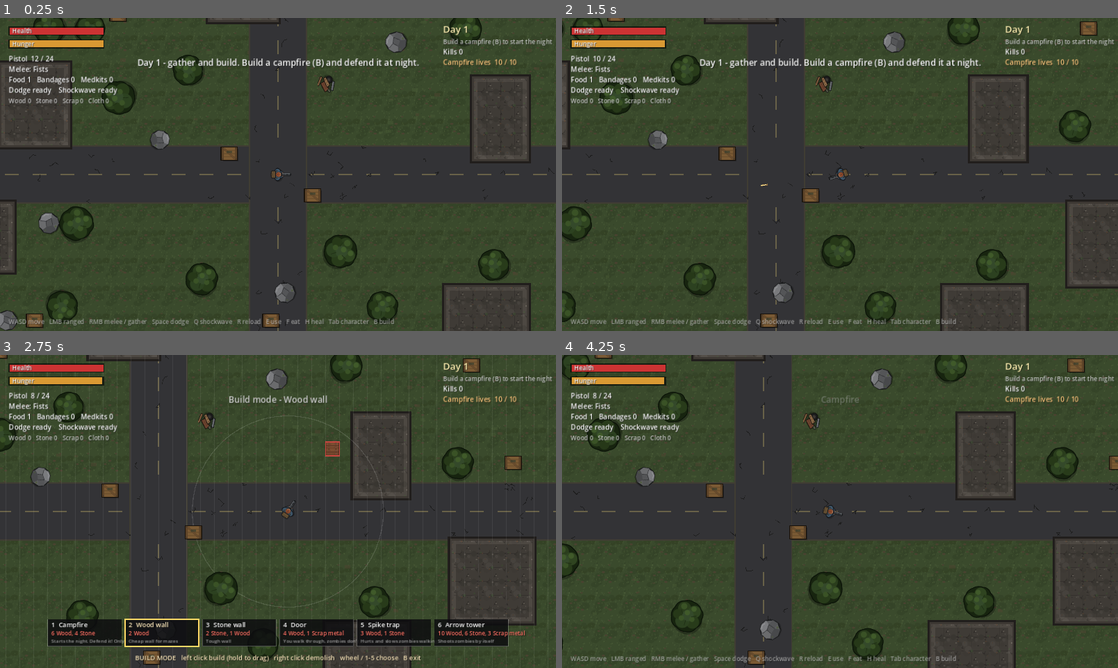
Above: before the commit, frames 1-4 (two rows, left to right).
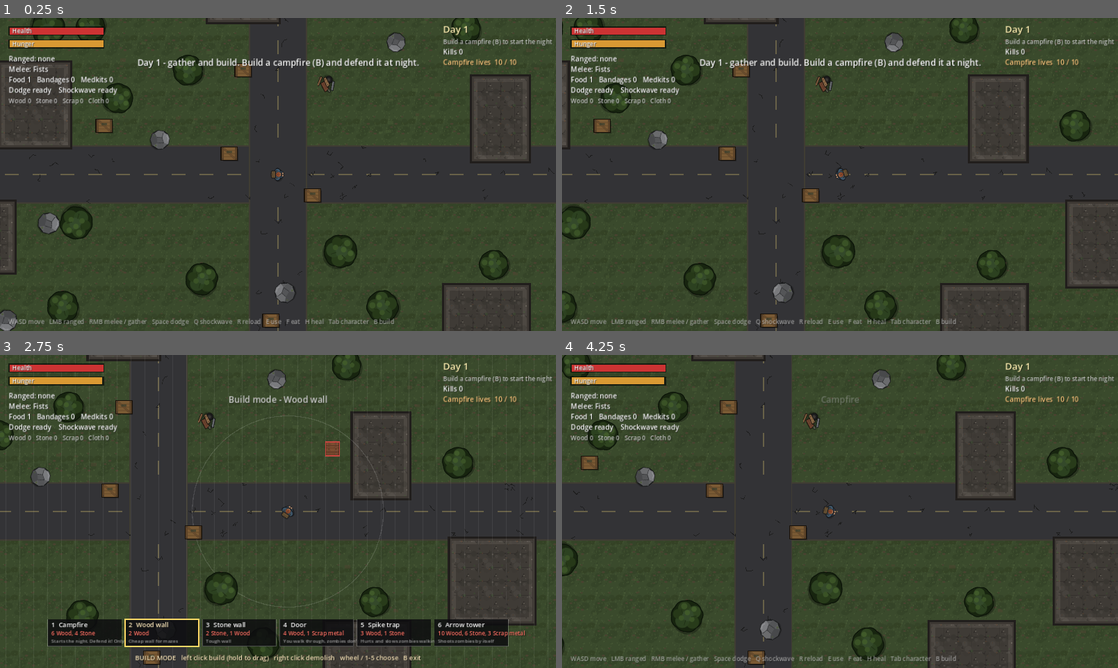
Above: after the commit, the same moments.

Repository: CptSyphilis/nightfall-
Game: Godot game, scene res://scenes/main.tscn
Same seed, same stepped clock (60 frames per second), same inputs: the game is played once before the commit and once after it.
Inputs (mouse positions are in pixels of both pictures, inside the frame that each line leads up to):
- Up to frame 1 (0.25 s): no input
- Up to frame 2 (1.5 s): tap Enter (restart) at 0.5 s; move the mouse to (962, 158) at 0.52 s; hold D (move_right) 0.53-1.25 s; tap E (interact) at 0.6 s; click (962, 158) at 0.67 s; drag from (728, 190) to (812, 237) at 1.27 s
- Up to frame 3 (2.75 s): move the mouse to (333, 442) at 2.02 s; hold D (move_right) from 2.03 s (still down); hold B (build_mode) from 2.03 s (still down); tap E (interact) at 2.3 s
- Up to frame 4 (4.25 s): release D (move_right) at 2.75 s; release B (build_mode) at 2.75 s; drag from (812, 574) to (673, 464) at 2.77 s; tap Enter (restart) at 3.5 s; move the mouse to (1006, 558) at 3.52 s; hold A (move_left) from 3.53 s (still down); hold Mouse wheel up (build_prev) from 3.53 s (still down); tap E (interact) at 3.8 s; tap Escape (close_ui) at 4.15 s

The runs differ from the first frame. In frame 1, 1.5% of the frame differs, in the area x 0-92%, y 0-100%; in frame 2, 1.3%; in frame 3, 1.0%; in frame 4, 1.3%.

Commit message:
Inventory and loot: backpacks, dropping items, no starting weapons, scarcer loot
- Backpack (20 slots) and Large backpack (28 slots, workbench) upgrades
- Drop mode in the character screen drops a stack into a bag at your feet
- Start with fists and 1 food only; pistols are a rare crate find
- Scarcer loot: ammo 25%, arrows 12%, bandages 10% of crates;
  no medkits in loot; zombie bag drops 8% (was 20%)
- Tests: 182 checks

Co-Authored-By: Claude Opus 5.5 <noreply@anthropic.com>
Claude-Session: https://claude.ai/code/session_01FvTJ6EUBo62FQH8mU8exuh

Diff:
--- a/scripts/inventory_ui.gd
+++ b/scripts/inventory_ui.gd
@@ -14,6 +14,7 @@
 var _side: VBoxContainer
 var _last_signature := ""
 var _focus_key := ""     # which button had controller focus, kept across rebuilds
+var drop_mode := false   # when on, selecting an item drops the whole stack in a bag
 
 
 func _ready() -> void:
@@ -74,6 +75,7 @@
 
 func close() -> void:
 	visible = false
+	drop_mode = false
 	chest = null
 
 
@@ -111,7 +113,7 @@
 ## Rebuilds the buttons, but only when something actually changed.
 func refresh(force: bool = false) -> void:
 	var p = game.player
-	var sig: String = p.inventory.signature() + str(p.near_workbench()) + p.melee_weapon + p.ranged_weapon \
+	var sig: String = p.inventory.signature() + str(p.near_workbench()) + p.melee_weapon + p.ranged_weapon + str(drop_mode) + str(p.backpack_level) \
 		+ str(int(p.health)) + str(int(p.hunger)) + str(p.using_controller)
 	if chest != null:
 		sig += chest.storage.signature()
@@ -166,6 +168,7 @@
 	_char.add_child(_title("Stats"))
 	_char.add_child(_stat("Health", "%d / %d" % [p.health, p.max_health]))
 	_char.add_child(_stat("Hunger", "%d%%" % p.hunger))
+	_char.add_child(_stat("Backpack", ["none", "Backpack", "Large backpack"][p.backpack_level]))
 	_char.add_child(_stat("Melee damage", "%d" % m["damage"]))
 	_char.add_child(_stat("Melee reach", "%d" % m["range"]))
 	if r.is_empty():
@@ -182,8 +185,16 @@
 	var inv = p.inventory
 	_inv.add_child(_title("Inventory   %d / %d slots" % [inv.slots_used(), inv.max_slots]))
 	_inv.add_child(_item_grid(inv, _on_player_item, p))
+	if chest == null:
+		var tb := _button("Drop items: ON  (select to turn off)" if drop_mode else "Drop items: off")
+		tb.add_theme_color_override("font_color", Color(1, 0.5, 0.4) if drop_mode else Color(1, 1, 1, 0.75))
+		tb.set_meta("key", "drop_toggle")
+		tb.pressed.connect(_on_toggle_drop)
+		_inv.add_child(tb)
 	var hint := "Select an item to put it in the chest" if chest != null \
 		else "Select a weapon to equip it.\nSelect food or medicine to use it.\nSelect a chest or workbench to place it."
+	if drop_mode and chest == null:
+		hint = "DROP MODE: select an item to drop the whole stack\nin a bag at your feet (search the bag to get it back)."
 	_inv.add_child(_small(hint))
 
 
@@ -326,9 +337,16 @@
 
 # ---------------------------------------------------------------- clicks
 
+func _on_toggle_drop() -> void:
+	drop_mode = not drop_mode
+	refresh(true)
+
+
 func _on_player_item(id: String) -> void:
 	var p = game.player
-	if chest != null:
+	if drop_mode and chest == null:
+		game.drop_items(id, p.inventory.count(id))
+	elif chest != null:
 		game.transfer(p.inventory, chest.storage, id, p.inventory.count(id))
 	elif Items.is_weapon(id):
 		p.equip(id)
--- a/scripts/items.gd
+++ b/scripts/items.gd
@@ -11,6 +11,9 @@
 	"stone":     {"name": "Stone",       "stack": 50,  "color": Color(0.7, 0.7, 0.75)},
 	"scrap":     {"name": "Scrap metal", "stack": 30,  "color": Color(0.8, 0.5, 0.35)},
 	"cloth":     {"name": "Cloth",       "stack": 30,  "color": Color(0.85, 0.82, 0.7)},
+	# Backpacks are upgrades: crafting one gives you more slots right away.
+	"backpack":       {"name": "Backpack",       "stack": 1, "color": Color(0.8, 0.7, 0.5), "upgrade": 1},
+	"large_backpack": {"name": "Large backpack", "stack": 1, "color": Color(0.8, 0.7, 0.5), "upgrade": 2},
 	"arrow":     {"name": "Arrows",      "stack": 50,  "color": Color(0.85, 0.75, 0.55)},
 	"workbench": {"name": "Workbench",   "stack": 5,   "color": Color(0.6, 0.85, 0.6), "placeable": true},
 	"chest":     {"name": "Chest",       "stack": 5,   "color": Color(0.6, 0.85, 0.6), "placeable": true},
@@ -48,6 +51,8 @@
 
 ## bench = true means you must stand near a placed workbench to craft it.
 const RECIPES := [
+	{"id": "backpack",       "amount": 1, "cost": {"cloth": 6, "wood": 2},  "bench": false},
+	{"id": "large_backpack", "amount": 1, "cost": {"cloth": 10, "scrap": 4}, "bench": true},
 	{"id": "workbench",   "amount": 1, "cost": {"wood": 10, "stone": 4},            "bench": false},
 	{"id": "chest",       "amount": 1, "cost": {"wood": 12},                        "bench": false},
 	{"id": "bandage",     "amount": 1, "cost": {"cloth": 2},                        "bench": false},
@@ -62,6 +67,15 @@
 	{"id": "ammo",        "amount": 6, "cost": {"scrap": 2, "stone": 1},            "bench": true},
 	{"id": "medkit",      "amount": 1, "cost": {"cloth": 3, "scrap": 2},            "bench": true},
 ]
+
+
+## Inventory size for each backpack level: none, Backpack, Large backpack.
+const BACKPACK_SLOTS := [16, 20, 28]
+
+
+## 0 if not a backpack, otherwise the backpack level it gives.
+static func upgrade_level(id: String) -> int:
+	return DATA.get(id, {}).get("upgrade", 0)
 
 
 static func is_weapon(id: String) -> bool:
--- a/scripts/loot_crate.gd
+++ b/scripts/loot_crate.gd
@@ -9,24 +9,37 @@
 const TEX_BAG := preload("res://assets/bag.svg")
 
 
+# Chance that a crate holds each of these (0.25 = 25%).
+const AMMO_CHANCE := 0.25
+const ARROW_CHANCE := 0.12
+const BANDAGE_CHANCE := 0.10
+const WEAPON_CHANCE := 0.06
+
+
+static func _maybe(rng: RandomNumberGenerator, chance: float, lo: int, hi: int) -> int:
+	return rng.randi_range(lo, hi) if rng.randf() < chance else 0
+
+
 func setup(rng: RandomNumberGenerator, is_small: bool) -> void:
 	small = is_small
+	# Loot is scarce on purpose: craft and farm what you need.
+	# Medkits never show up in loot; you craft them at a workbench.
 	var roll := {
-		"ammo": rng.randi_range(0, 6 if small else 10),
 		"food": rng.randi_range(0, 1 if small else 2),
 		"cloth": rng.randi_range(0, 2 if small else 3),
 		"scrap": rng.randi_range(0, 1 if small else 2),
-		"medkit": 1 if rng.randf() < 0.15 else 0,
-		"arrow": rng.randi_range(2, 6) if rng.randf() < 0.2 else 0,
+		"ammo": _maybe(rng, AMMO_CHANCE, 1 if small else 2, 3 if small else 6),
+		"arrow": _maybe(rng, ARROW_CHANCE, 1, 2 if small else 4),
+		"bandage": _maybe(rng, BANDAGE_CHANCE, 1, 1),
 	}
-	# Big crates sometimes hold a weapon.
-	if not small and rng.randf() < 0.08:
-		roll[["machete", "club", "bow"][rng.randi_range(0, 2)]] = 1
+	# Big crates very rarely hold a weapon (the only way to find a pistol).
+	if not small and rng.randf() < WEAPON_CHANCE:
+		roll[["club", "machete", "bow", "pistol"][rng.randi_range(0, 3)]] = 1
 	for id in roll:
 		if roll[id] > 0:
 			loot[id] = roll[id]
 	if loot.is_empty():
-		loot["ammo"] = 4
+		loot["cloth"] = 1
 
 
 func _ready() -> void:
--- a/scripts/main.gd
+++ b/scripts/main.gd
@@ -11,7 +11,8 @@
 const WORLD_SIZE := Vector2(3200, 3200)
 const SAFE_RADIUS := 320.0   # nothing spawns this close to the start point
 const CELL := 32.0           # the building grid; everything on the map lines up with it
-const CAMPFIRE_LIVES := 10   # zombies reaching the campfire cost one each; at 0 you lose
+const CAMPFIRE_LIVES := 10
+const ZOMBIE_DROP_CHANCE := 0.08   # chance a killed zombie drops a loot bag   # zombies reaching the campfire cost one each; at 0 you lose
 
 const PlayerScript := preload("res://scripts/player.gd")
 const ZombieScript := preload("res://scripts/zombie.gd")
@@ -430,6 +431,19 @@
 	return best
 
 
+## Drops a whole stack from your inventory into a bag at your feet
+## (so a mis-click is never lost: walk over and search it to get it back).
+func drop_items(id: String, amount: int) -> bool:
+	amount = mini(amount, player.inventory.count(id))
+	if amount <= 0:
+		return false
+	player.inventory.remove(id, amount)
+	var bag := spawn_crate(player.global_position, true, {id: amount})
+	bag.loot = {id: amount}
+	floating_text(player.global_position + Vector2(0, -30), "Dropped", Color(1, 1, 1, 0.8))
+	return true
+
+
 ## Moves up to `amount` of an item from one inventory to another. Returns how many moved.
 func transfer(from_inv, to_inv, id: String, amount: int) -> int:
 	var moved: int = to_inv.add(id, mini(amount, from_inv.count(id)))
@@ -448,7 +462,7 @@
 
 func on_zombie_killed(z: Node2D) -> void:
 	kills += 1
-	if rng.randf() < 0.2:
+	if rng.randf() < ZOMBIE_DROP_CHANCE:
 		spawn_crate.call_deferred(z.global_position, true)
 
 
--- a/scripts/player.gd
+++ b/scripts/player.gd
@@ -53,7 +53,7 @@
 
 ## Equipped weapons. "fists" = no melee weapon, "" = no ranged weapon.
 var melee_weapon := "fists"
-var ranged_weapon := "pistol"
+var ranged_weapon := ""
 
 ## Spare ammo and food live in the inventory. These are shortcuts to them.
 var ammo_reserve: int:
@@ -103,9 +103,7 @@
 
 
 func _init() -> void:
-	# Starting kit.
-	inventory.add("pistol", 1)
-	inventory.add("ammo", 24)
+	# Starting kit: no weapons, just a little food. Find or craft the rest.
 	inventory.add("food", 1)
 
 
@@ -571,14 +569,22 @@
 	return game.nearest_structure(global_position, WORKBENCH_RANGE, "workbench") != null
 
 
+var backpack_level := 0   # 0 = none, 1 = Backpack, 2 = Large backpack
+
+
 func can_craft(id: String) -> bool:
 	var r: Dictionary = Items.recipe(id)
 	if r.is_empty() or dead:
 		return false
+	var lvl := Items.upgrade_level(id)
+	if lvl > 0 and backpack_level != lvl - 1:
+		return false   # backpacks go in order, once each
 	if r["bench"] and not near_workbench():
 		return false
 	if not can_afford(r["cost"]):
 		return false
+	if lvl > 0:
+		return true    # an upgrade takes no inventory space
 	return inventory.space_for(id) >= r["amount"]
 
 
@@ -587,6 +593,12 @@
 		return false
 	var r: Dictionary = Items.recipe(id)
 	pay(r["cost"])
+	var lvl := Items.upgrade_level(id)
+	if lvl > 0:
+		backpack_level = lvl
+		inventory.max_slots = Items.BACKPACK_SLOTS[lvl]
+		game.floating_text(global_position + Vector2(0, -30), "%s: %d slots" % [Items.display_name(id), inventory.max_slots], Color(0.6, 1, 0.6))
+		return true
 	inventory.add(id, r["amount"])
 	game.floating_text(global_position + Vector2(0, -30), "Crafted %s" % Items.display_name(id), Color(0.6, 1, 0.6))
 	return true
--- a/tests/test_runner.gd
+++ b/tests/test_runner.gd
@@ -45,6 +45,8 @@
 	p.shoot_cd = 0.0
 	p.shock_cd = 0.0
 	p.reload_timer = 0.0
+	p.inventory.set_count("pistol", 1)
+	p.ranged_weapon = "pistol"
 	p.ammo_in_mag = p.MAG_SIZE
 	p.ammo_reserve = 24
 	p.collision_mask = 1 | 4
@@ -109,6 +111,9 @@
 			ruins_on_grid = ruins_on_grid and fposmod(v, 32.0) == 0.0
 	check(ruins_on_grid, "ruined buildings line up with the grid")
 	check(game.campfire() == null, "there is no campfire at the start")
+	check(p.ranged_weapon == "" and p.melee_weapon == "fists" and p.inventory.count("pistol") == 0, "you start with no weapons")
+	check(p.inventory.count("ammo") == 0 and p.inventory.count("food") == 1, "you start with no ammo and 1 food")
+	check(p.inventory.max_slots == 16 and p.backpack_level == 0, "you start without a backpack (16 slots)")
 	var actions := ["move_up", "move_down", "move_left", "move_right", "shoot", "melee", "dodge", "ability", "reload", "interact", "eat", "restart"]
 	var all_actions := true
 	for a in actions:
@@ -137,7 +142,6 @@
 	await clear_zombies()
 
 	# --- starting equipment
-	check(p.ranged_weapon == "pistol" and p.melee_weapon == "fists", "you start with a pistol and fists")
 
 	# --- melee kill (with a club)
 	reset_player()
@@ -757,6 +761,75 @@
 	game.lose_reason = ""
 	await clear_zombies()
 
+	# --- scarcer loot
+	var Crate = load("res://scripts/loot_crate.gd")
+	var lr := RandomNumberGenerator.new()
+	lr.seed = 12345
+	var with_ammo := 0
+	var with_medkit := 0
+	var with_bandage := 0
+	for i in 2000:
+		var cr = Crate.new()
+		cr.setup(lr, i % 4 == 0)
+		with_ammo += 1 if cr.loot.has("ammo") else 0
+		with_medkit += 1 if cr.loot.has("medkit") else 0
+		with_bandage += 1 if cr.loot.has("bandage") else 0
+		cr.free()
+	check(with_medkit == 0, "medkits never appear in loot")
+	check(with_ammo > 300 and with_ammo < 700, "about 1 in 4 crates has ammo (%d of 2000)" % with_ammo)
+	check(with_bandage > 100 and with_bandage < 300, "about 1 in 10 crates has a bandage (%d of 2000)" % with_bandage)
+	check(game.ZOMBIE_DROP_CHANCE <= 0.1, "zombies rarely drop loot bags")
+
+	# --- backpack upgrades
+	reset_player()
+	p.inventory.set_count("cloth", 0)
+	check(not p.can_craft("backpack"), "a backpack needs materials")
+	p.inventory.set_count("cloth", 30)
+	p.inventory.set_count("wood", 10)
+	p.inventory.set_count("scrap", 10)
+	check(not p.can_craft("large_backpack"), "the large backpack needs the normal backpack first")
+	check(p.craft("backpack") and p.inventory.max_slots == 20 and p.backpack_level == 1, "a backpack gives 20 slots")
+	check(p.inventory.count("backpack") == 0, "the backpack is worn, not carried")
+	check(not p.can_craft("backpack"), "you can only craft the backpack once")
+	var bench2 = null
+	for st in get_nodes_in_group("structures"):
+		if st.kind == "workbench":
+			bench2 = st
+	if bench2 == null:
+		p.inventory.set_count("workbench", 1)
+		p.place_structure("workbench", p.position + Vector2(0, 64))
+		await frames(1)
+	else:
+		p.position = bench2.global_position + Vector2(0, 40)
+	check(p.near_workbench() and p.craft("large_backpack") and p.inventory.max_slots == 28, "a large backpack gives 28 slots (at a workbench)")
+
+	# --- dropping items
+	reset_player()
+	for c in get_nodes_in_group("crates"):
+		if c.global_position.distance_to(p.position) < 100:
+			c.queue_free()
+	await frames(1)
+	p.inventory.set_count("stone", 7)
+	check(game.drop_items("stone", 7) and p.inventory.count("stone") == 0, "drop a whole stack")
+	await frames(1)
+	var dropped_bag = game.nearest_crate(p.position, 48.0)
+	check(dropped_bag != null and dropped_bag.loot.get("stone", 0) == 7, "dropped items land in a bag at your feet")
+	check(p.interact() and p.inventory.count("stone") == 7, "search the bag to get them back")
+	p.inventory.set_count("club", 1)
+	p.equip("club")
+	game.drop_items("club", 1)
+	p.melee_cd = 0.0
+	p.melee()
+	check(p.melee_weapon == "fists", "dropping your equipped weapon leaves you with fists")
+	game.ui.open()
+	game.ui.drop_mode = true
+	game.ui.refresh(true)
+	p.inventory.set_count("wood", 3)
+	game.ui._on_player_item("wood")
+	check(p.inventory.count("wood") == 0, "drop mode in the character screen drops the stack")
+	game.ui.close()
+	check(not game.ui.drop_mode, "drop mode switches off when the screen closes")
+
 	# --- death
 	reset_player()
 	p.take_damage(1000)
Not shown, changed: README.md
